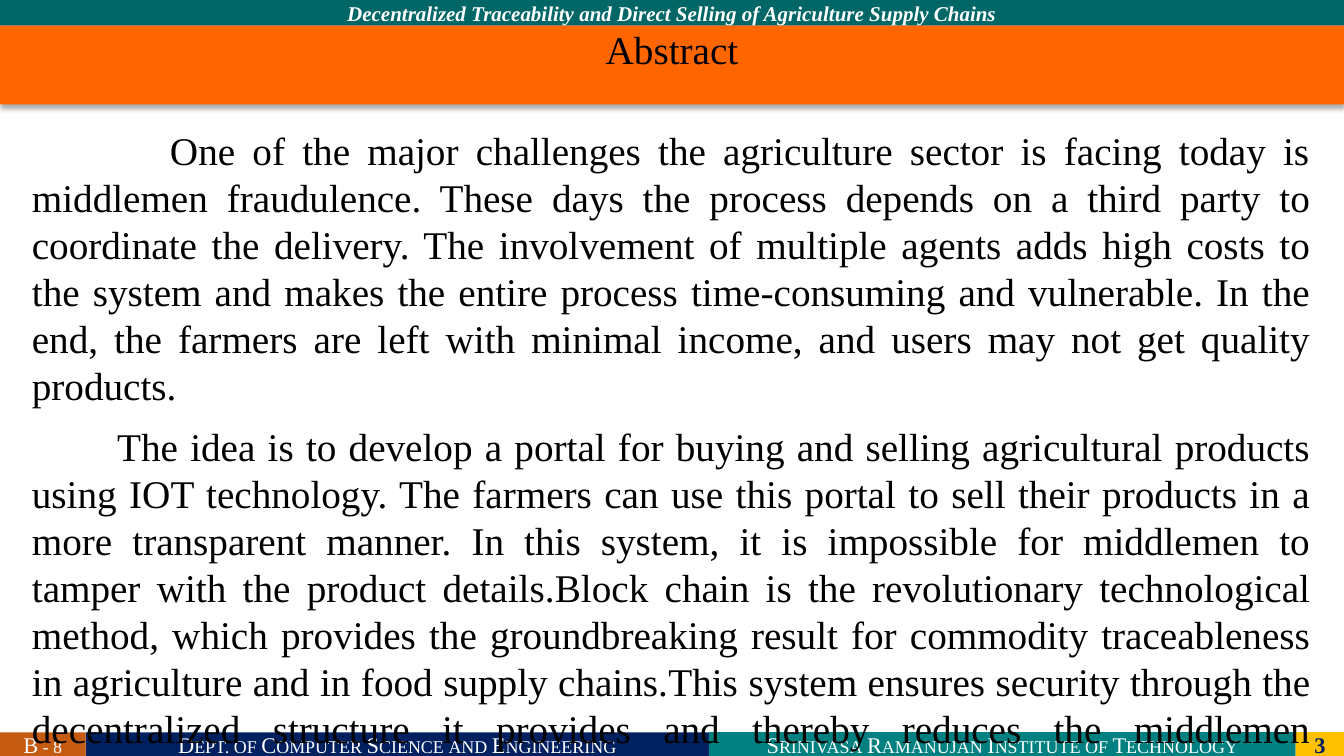
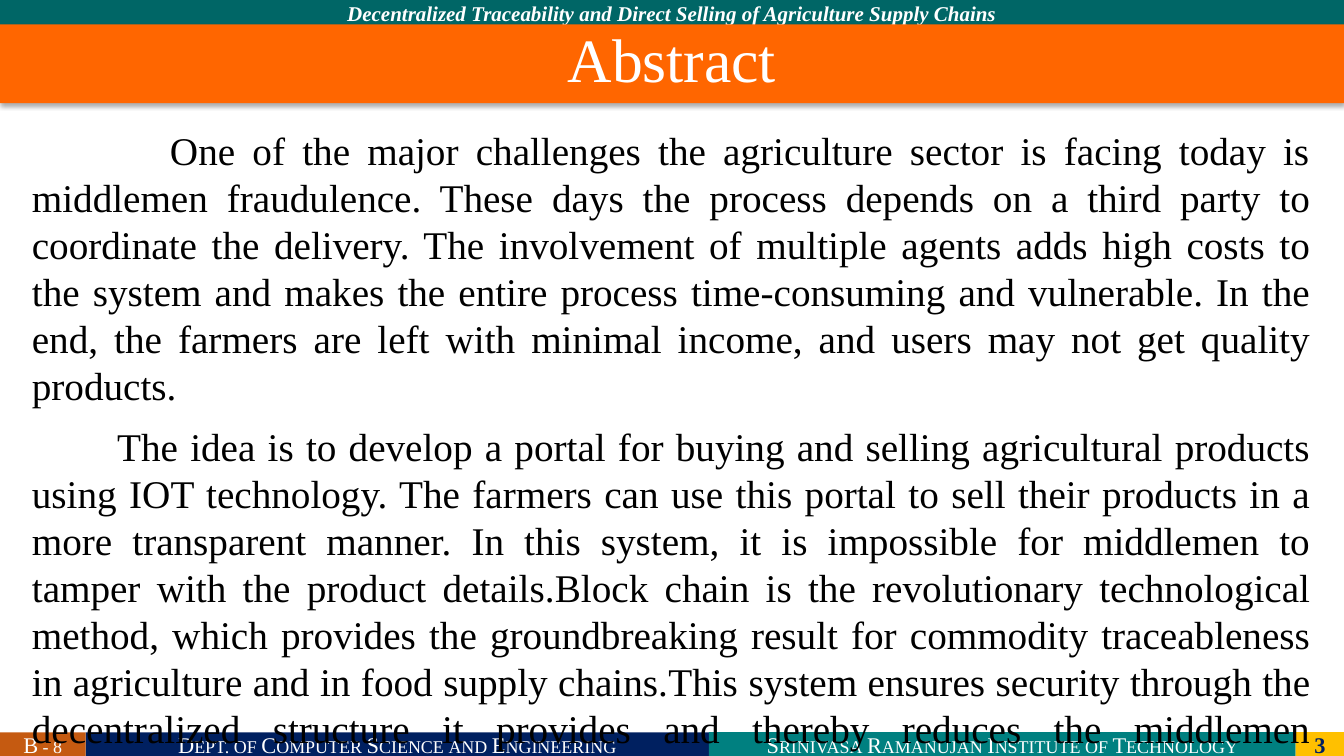
Before and after one commit to SRIT-CSE/IOT-RFID, a slide deck: slide 3 of Review PPTs/0-REVIEW PPT.pptx. Drawn at 1344x756 pixels with LibreOffice and Linux fonts; fonts in the diff are those of the drawing; background and template pictures are left out. Boxes give left, top, right and bottom in pixels: in the first picture for what was removed or moved away, otherwise in the second. Text is boxed around its words. In the diff, an @@ line names an element or a change of style, - is before the commit and + after.

```diff
--- a/Review PPTs/0-REVIEW PPT.pptx
+++ b/Review PPTs/0-REVIEW PPT.pptx
@@ title "Abstract" at (0, 24, 1344, 103): size 28 to 44 pt, text colour #000000 to #FFFFFF; less space between paragraphs @@
```
Also in this commit, not shown: 1 other slide changed, 1 other file.
